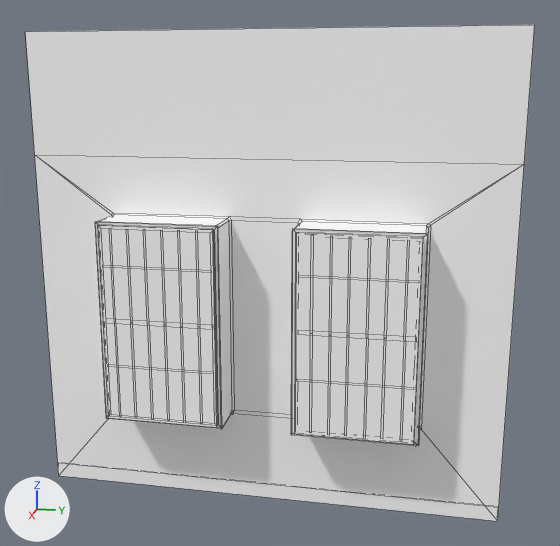
The FBX model Assets/AppResource/Env/Mesh/SM_Wall_Window_03.fbx: old version first, new version second.
Rendered twice from a camera (50 mm lens) standing at (6.12, -0.65, 3.6) and looking at (0.11, -1.85, 2.09). The lights are fixed; the arrows at lower left show +X, +Y and +Z. Mesh edges are drawn as thin lines. Where no turn or scale is listed for an object, it has been applied to the vertices.

Objects in the first picture: 'SM_Wall_Window_03'.
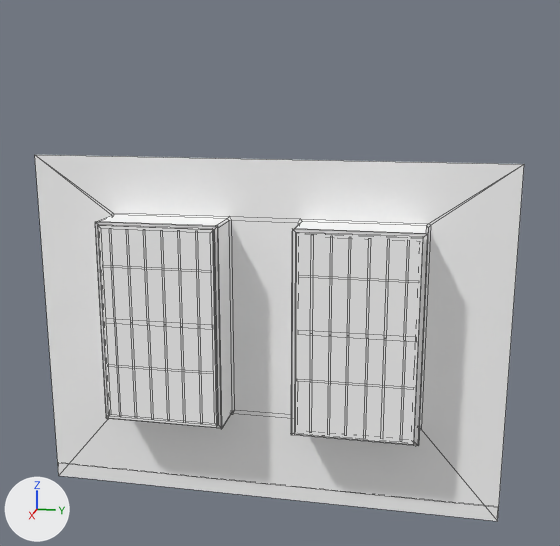
Changed parts and their boxes (x1, y1, x2, y2) in the pictures (560 x 546 px):
'SM_Wall_Window_03', reshaped (26% shorter)
    before: (26, 25, 535, 521)
    after: (35, 155, 524, 521)
part 1 of me_mesh, deleted
    before: (26, 25, 535, 164)

What the commit changed:
me_mesh has 260 vertices, 121 faces and spans x -0.06..0.39, y -4.0..0.0, z 0.0..4.0.
me_mesh is used by ob_sm_wall_window_03; location (0.0, 0.0, 0.0).
Verts and faces of me_mesh; kept vertices keep their numbers, new ones are numbered from 260.
Before the commit, vertices of me_mesh: 161 (0.0, -4.0, 3.0) at pixel (34, 154), 182 (0.0, 0.0, 3.0) at pixel (524, 164), 242 (0.0, -4.0, 4.0) at pixel (25, 31), 243 (0.0, 0.0, 4.0) at pixel (534, 24).
Part 1, on me_mesh:
Vertices deleted: 242, 243 (with the faces that use them).
